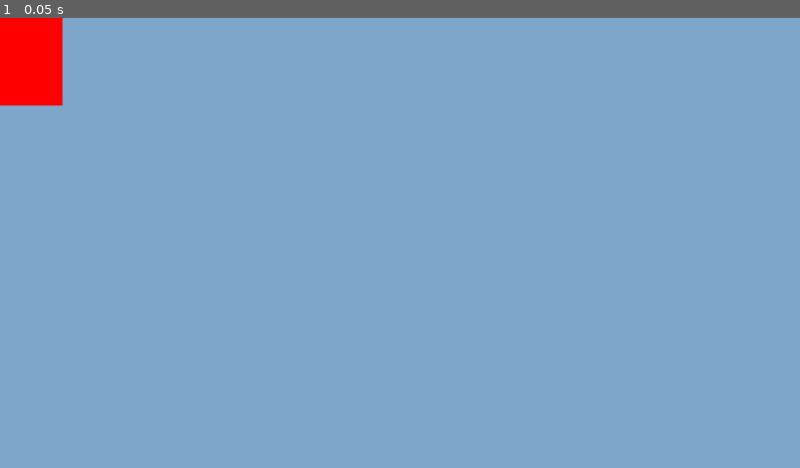
Above: before the commit, frame 1.
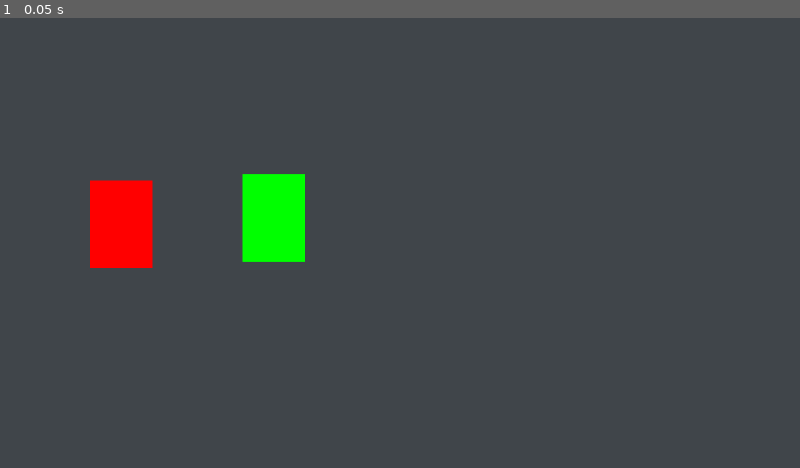
Above: after the commit, the same moment.

Repository: sundowns/deckbuilder-template
Game: Godot game, scene res://game.tscn
Two runs of this game, one before a commit and one after it. Both use one fixed random seed, a clock stepped at 60 frames per second and the inputs below.
Inputs:
- Up to frame 1 (0.05 s): no input

The runs differ from the first frame. In frame 1, 100% of the frame differs, in the area x 0-100%, y 0-100%.

Commit message:
working on-hover scale effect

Diff:
--- a/cards/PlayableCard.gd
+++ b/cards/PlayableCard.gd
@@ -1,15 +1,42 @@
-extends Node2D
+extends Control
 
 @export var type: Constants.CardType
+@export var on_hover_scale_amount: Vector2 = Vector2(1.2, 1.2)
+var default_card_size: Vector2 = Vector2(Constants.default_card_width, Constants.default_card_width * Constants.card_height_to_width_ratio)
+var card_data: CardData
 
+@onready var collision_area: Area2D = $Area2D
+@onready var collision_shape: CollisionShape2D = $Area2D/CollisionShape2D
+
+# Debug node for visibility
 @onready var background: ColorRect = $Background
-var card_data: CardData
+
+var hover_tween: Tween
 
 func _ready() -> void:
 	call_deferred("initialise")
 
 func initialise():
 	card_data = Cards.get_data(type)
-	background.size.x = Constants.default_card_width
-	background.size.y = background.size.x * Constants.card_height_to_width_ratio
+
+	var shape := RectangleShape2D.new()
+	shape.size = default_card_size
+	collision_shape.shape = shape
+	collision_area.position = shape.size/2
+	#collision_shape.position = shape.size/2
+
+	background.size = shape.size
 	background.color = card_data.colour
+	pivot_offset = default_card_size/2
+
+func _on_mouse_entered() -> void:
+	if hover_tween and hover_tween.is_running():
+		hover_tween.kill()
+	hover_tween = create_tween().set_ease(Tween.EASE_OUT).set_trans(Tween.TRANS_ELASTIC)
+	hover_tween.tween_property(self, "scale", Vector2(1.2, 1.2), 0.5)
+
+func _on_mouse_exited() -> void:
+	if hover_tween and hover_tween.is_running():
+		hover_tween.kill()
+	hover_tween = create_tween().set_ease(Tween.EASE_OUT).set_trans(Tween.TRANS_ELASTIC)
+	hover_tween.tween_property(self, "scale", Vector2.ONE, 0.4)
--- a/cards/PlayableCard.tscn
+++ b/cards/PlayableCard.tscn
@@ -1,11 +1,26 @@
-[gd_scene load_steps=2 format=3 uid="uid://bpibsgf8csmm5"]
+[gd_scene load_steps=3 format=3 uid="uid://bpibsgf8csmm5"]
 
 [ext_resource type="Script" path="res://cards/PlayableCard.gd" id="1_xvaog"]
 
-[node name="PlayableCard" type="Node2D"]
+[sub_resource type="RectangleShape2D" id="RectangleShape2D_n1stb"]
+
+[node name="PlayableCard" type="Control"]
+layout_mode = 3
+anchors_preset = 0
+offset_right = 40.0
+offset_bottom = 40.0
 script = ExtResource("1_xvaog")
-type = 1
 
 [node name="Background" type="ColorRect" parent="."]
-offset_right = 40.0
-offset_bottom = 40.0
+layout_mode = 0
+offset_right = 80.0
+offset_bottom = 100.0
+mouse_filter = 1
+
+[node name="Area2D" type="Area2D" parent="."]
+
+[node name="CollisionShape2D" type="CollisionShape2D" parent="Area2D"]
+shape = SubResource("RectangleShape2D_n1stb")
+
+[connection signal="mouse_entered" from="." to="." method="_on_mouse_entered"]
+[connection signal="mouse_exited" from="." to="." method="_on_mouse_exited"]
--- a/game.tscn
+++ b/game.tscn
@@ -4,10 +4,6 @@
 [ext_resource type="PackedScene" uid="uid://bpibsgf8csmm5" path="res://cards/PlayableCard.tscn" id="2_7cefa"]
 
 [node name="Game" type="Node2D"]
-
-[node name="Systems" type="Node" parent="."]
-
-[node name="CardDealerSystem" parent="Systems" instance=ExtResource("1_r88tf")]
 
 [node name="Background" type="ColorRect" parent="."]
 anchors_preset = 15
@@ -19,9 +15,25 @@
 grow_vertical = 2
 size_flags_horizontal = 6
 size_flags_vertical = 6
-color = Color(0.490944, 0.652292, 0.790974, 1)
+mouse_filter = 1
+color = Color(0.2494, 0.271053, 0.29, 1)
 metadata/_edit_lock_ = true
+
+[node name="Systems" type="Node" parent="."]
+
+[node name="CardDealerSystem" parent="Systems" instance=ExtResource("1_r88tf")]
 
 [node name="Cards" type="Node" parent="."]
 
 [node name="PlayableCard" parent="Cards" instance=ExtResource("2_7cefa")]
+offset_left = 388.0
+offset_top = 250.0
+offset_right = 428.0
+offset_bottom = 290.0
+
+[node name="PlayableCard2" parent="Cards" instance=ExtResource("2_7cefa")]
+offset_left = 144.0
+offset_top = 260.0
+offset_right = 184.0
+offset_bottom = 300.0
+type = 1
--- a/src/autoload/Cards.gd
+++ b/src/autoload/Cards.gd
@@ -13,3 +13,11 @@
 
 func get_data(type: Constants.CardType):
 	return _properties[type]
+
+var _is_dragging: bool = false
+
+func begin_drag() -> void:
+	_is_dragging = true
+
+func end_drag() -> void:
+	_is_dragging = false
